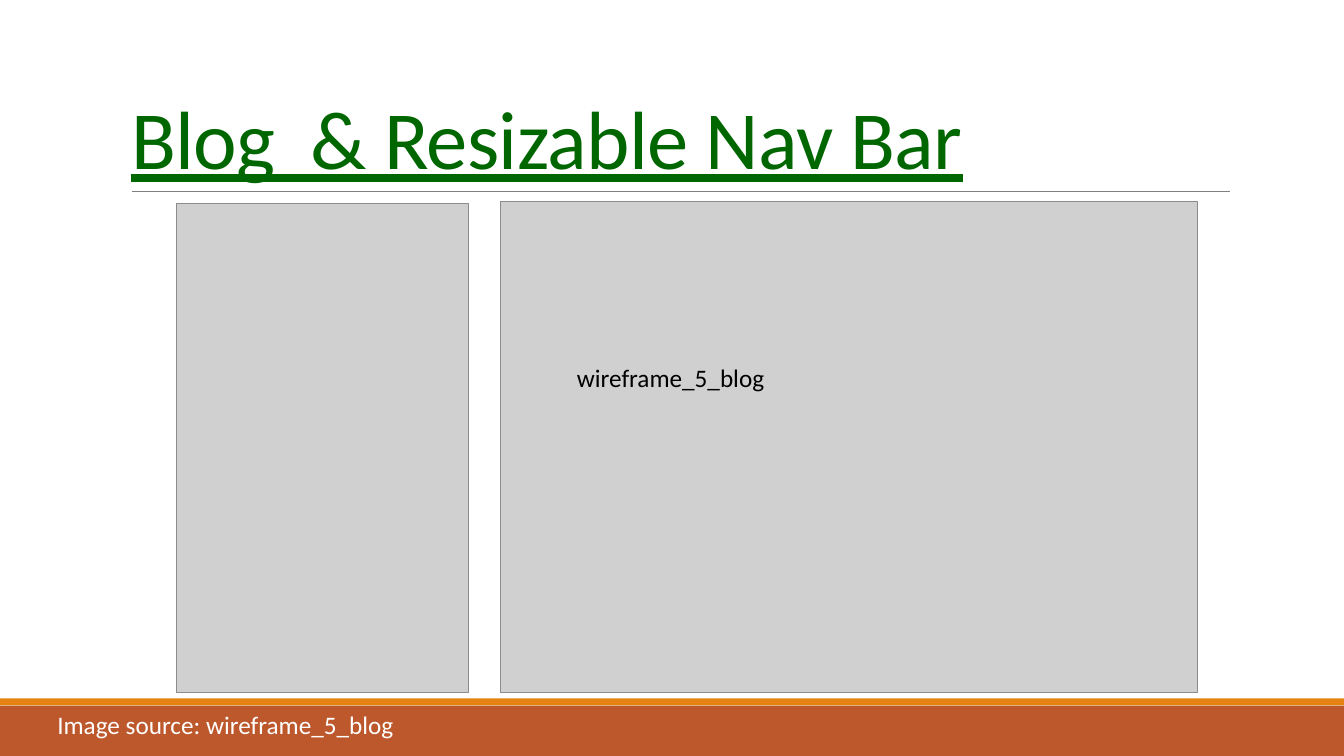
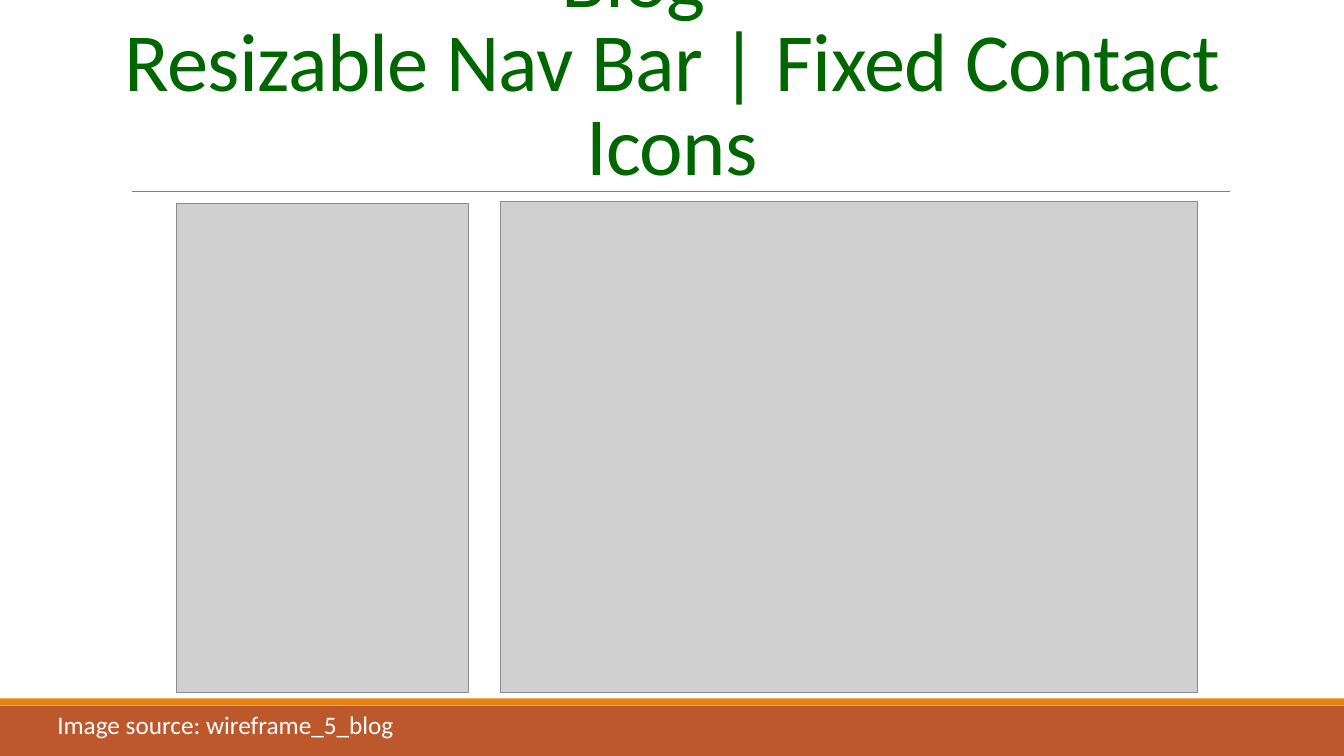
Before and after one commit to EllieChen-Git/EllieChen.github.io, a slide deck: slide 8 of ppt/Portfolio Website - Ellie Chen.pptx. Drawn at 1344x756 pixels with LibreOffice and Linux fonts; fonts in the diff are those of the drawing; grey boxes stand for pictures. Boxes give left, top, right and bottom in pixels: in the first picture for what was removed or moved away, otherwise in the second. Text is boxed around its words. In the diff, an @@ line names an element or a change of style, - is before the commit and + after.

```diff
--- a/ppt/Portfolio Website - Ellie Chen.pptx
+++ b/ppt/Portfolio Website - Ellie Chen.pptx
@@ title at box(125, 0, 1220, 192): text changed @@
-Blog & Resizable Nav Bar
+Blog –
+Resizable Nav Bar | Fixed Contact Icons
@@ text removed at box(577, 369, 764, 392) @@
-wireframe_5_blog
```
Also in this commit, not shown: 3 other slides changed.
